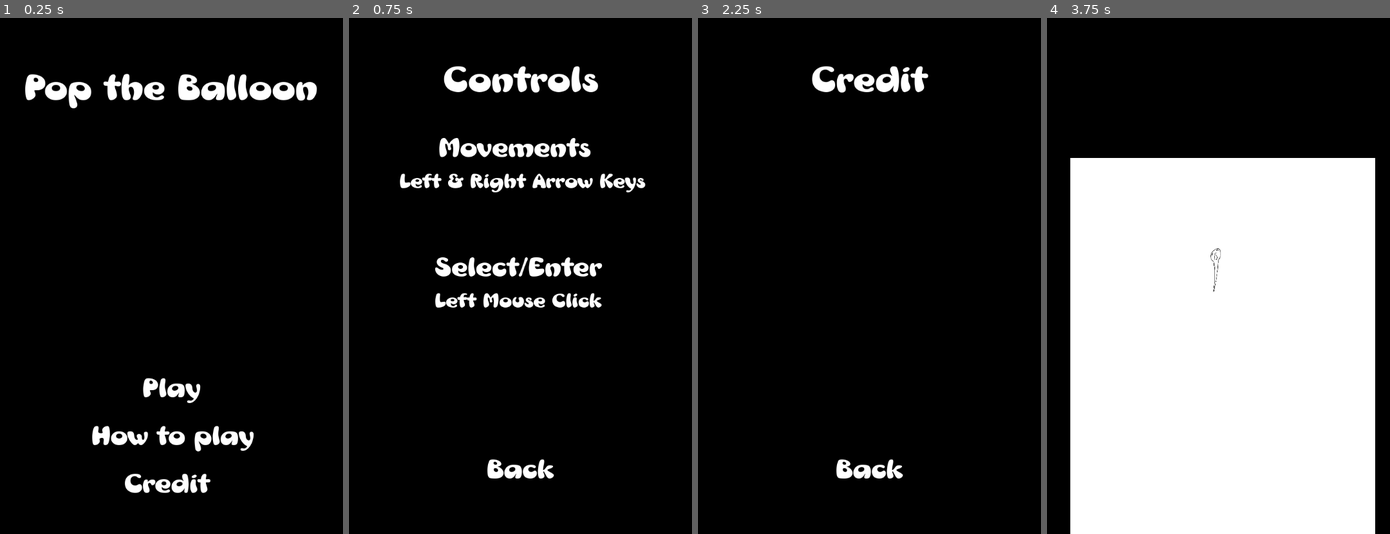
Above: before the commit, frames 1-4 (left to right).
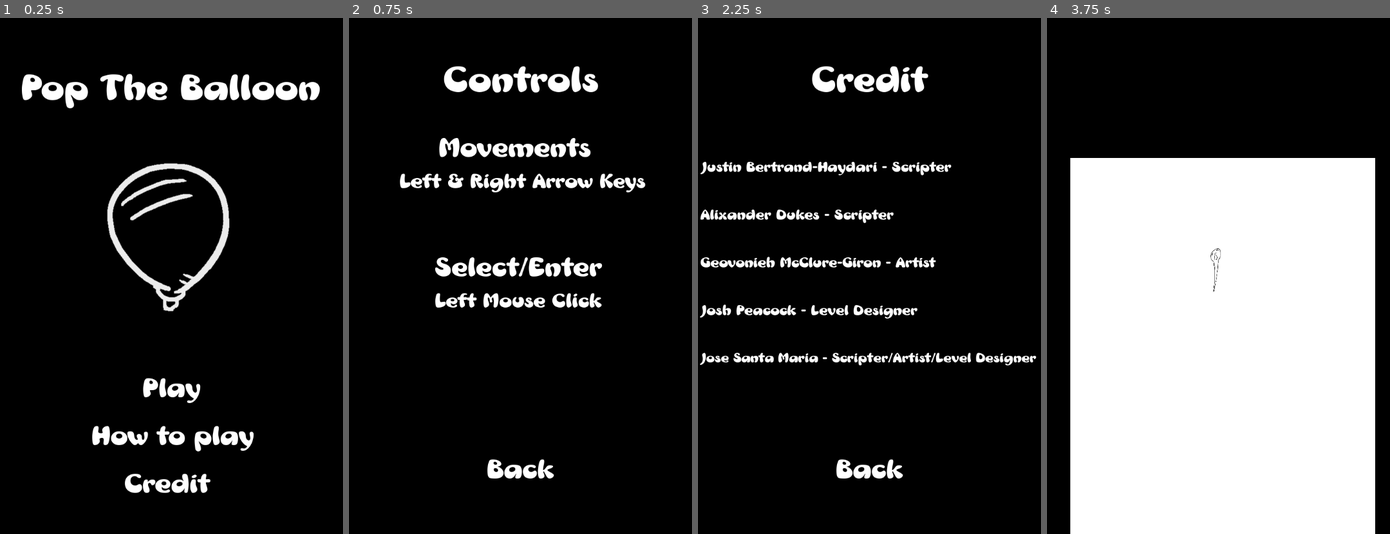
Above: after the commit, the same moments.

Repository: jhaydari72/DroptheBall1
Game: Godot game, scene res://Menu Screen/Menu Set Up .tscn
Same seed, same stepped clock (60 frames per second), same inputs: the game is played once before the commit and once after it. The engine's default icon, where the game draws it, is replaced by a stand-in: a white triangle on a blue panel in a dark square.
Inputs:
- Up to frame 1 (0.25 s): no input
- Up to frame 2 (0.75 s): click "How to play" at 0.5 s
- Up to frame 3 (2.25 s): click "Back" at 1.25 s; click "Credit" at 2 s
- Up to frame 4 (3.75 s): click "Back" at 2.75 s; click "Play" at 3.5 s

The runs differ from the first frame. In frame 1, 3.6% of the frame differs, in the area x 6-94%, y 10-57%; in frame 2, nothing differs; in frame 3, 4.1%, in the area x 0-99%, y 27-68%; in frame 4, nothing differs.

Commit message:
All screen are done. Need to add pause button!!!!!!!!!!!!!!!!!!!!!!!

Diff:
--- a/DroptheBall/Credit Screen/Credit Screen.tscn
+++ b/DroptheBall/Credit Screen/Credit Screen.tscn
@@ -1,43 +1,51 @@
-[gd_scene load_steps=5 format=2]
+[gd_scene load_steps=10 format=2]
 
 [ext_resource path="res://Menu Screen/Mrs Beasley.ttf" type="DynamicFontData" id=1]
 [ext_resource path="res://Credit Screen/Back.gd" type="Script" id=2]
+
+[sub_resource type="DynamicFont" id=2]
+size = 60
+font_data = ExtResource( 1 )
 
 [sub_resource type="DynamicFont" id=1]
 size = 81
 font_data = ExtResource( 1 )
 
-[sub_resource type="DynamicFont" id=2]
-size = 60
+[sub_resource type="DynamicFont" id=3]
+size = 32
+font_data = ExtResource( 1 )
+
+[sub_resource type="DynamicFont" id=4]
+size = 32
+font_data = ExtResource( 1 )
+
+[sub_resource type="DynamicFont" id=5]
+size = 32
+font_data = ExtResource( 1 )
+
+[sub_resource type="DynamicFont" id=6]
+size = 32
+font_data = ExtResource( 1 )
+
+[sub_resource type="DynamicFont" id=7]
+size = 30
 font_data = ExtResource( 1 )
 
 [node name="Credit Screen" type="Control"]
-margin_right = 40.0
-margin_bottom = 40.0
+anchor_right = 1.0
+anchor_bottom = 1.0
 __meta__ = {
 "_edit_use_anchors_": false
 }
 
 [node name="Background Color" type="ColorRect" parent="."]
 anchor_left = -3.75
-anchor_top = -2.225
+anchor_top = -2.22578
 anchor_right = 22.9
-anchor_bottom = 31.375
+anchor_bottom = 31.3742
 color = Color( 0, 0, 0, 1 )
 __meta__ = {
 "_edit_use_anchors_": true
-}
-
-[node name="Label" type="Label" parent="."]
-margin_top = 100.0
-margin_right = 720.0
-margin_bottom = 172.0
-custom_fonts/font = SubResource( 1 )
-text = "Credit"
-align = 1
-valign = 1
-__meta__ = {
-"_edit_use_anchors_": false
 }
 
 [node name="Back" type="Button" parent="."]
@@ -53,4 +61,72 @@
 __meta__ = {
 "_edit_use_anchors_": false
 }
+
+[node name="Label" type="Label" parent="."]
+margin_top = 100.0
+margin_right = 720.0
+margin_bottom = 172.0
+custom_fonts/font = SubResource( 1 )
+text = "Credit"
+align = 1
+valign = 1
+__meta__ = {
+"_edit_use_anchors_": false
+}
+
+[node name="Justin" type="Label" parent="."]
+margin_left = 5.0
+margin_top = 300.0
+margin_right = 533.0
+margin_bottom = 329.0
+custom_fonts/font = SubResource( 3 )
+text = "Justin Bertrand-Haydari - Scripter"
+align = 1
+valign = 1
+__meta__ = {
+"_edit_use_anchors_": false
+}
+
+[node name="Alix" type="Label" parent="."]
+margin_left = 5.0
+margin_top = 400.0
+margin_right = 412.0
+margin_bottom = 429.0
+custom_fonts/font = SubResource( 4 )
+text = "Alixander Dukes - Scripter"
+align = 1
+valign = 1
+
+[node name="Geo" type="Label" parent="."]
+margin_left = 5.0
+margin_top = 500.0
+margin_right = 502.0
+margin_bottom = 529.0
+custom_fonts/font = SubResource( 5 )
+text = "Geovonieh McClure-Giron - Artist"
+__meta__ = {
+"_edit_use_anchors_": false
+}
+
+[node name="Josh" type="Label" parent="."]
+margin_left = 5.0
+margin_top = 600.0
+margin_right = 480.0
+margin_bottom = 629.0
+custom_fonts/font = SubResource( 6 )
+text = "Josh Peacock - Level Designer"
+__meta__ = {
+"_edit_use_anchors_": false
+}
+
+[node name="Jose" type="Label" parent="."]
+margin_left = 5.0
+margin_top = 700.0
+margin_right = 769.0
+margin_bottom = 729.0
+custom_fonts/font = SubResource( 7 )
+text = "Jose Santa Maria - Scripter/Artist/Level Designer"
+__meta__ = {
+"_edit_use_anchors_": false
+}
 [connection signal="pressed" from="Back" to="Back" method="_on_Back_pressed"]
--- a/DroptheBall/How To Play Screen/How to Play Screen.tscn
+++ b/DroptheBall/How To Play Screen/How to Play Screen.tscn
@@ -11,10 +11,6 @@
 size = 60
 font_data = ExtResource( 2 )
 
-[sub_resource type="DynamicFont" id=2]
-size = 60
-font_data = ExtResource( 2 )
-
 [sub_resource type="DynamicFont" id=4]
 size = 45
 font_data = ExtResource( 2 )
@@ -25,6 +21,10 @@
 
 [sub_resource type="DynamicFont" id=6]
 size = 45
+font_data = ExtResource( 2 )
+
+[sub_resource type="DynamicFont" id=2]
+size = 60
 font_data = ExtResource( 2 )
 
 [node name="How to Play Screen" type="Control"]
@@ -70,25 +70,6 @@
 "_edit_use_anchors_": false
 }
 
-[node name="Back" type="Button" parent="."]
-anchor_left = 0.5
-anchor_top = 1.0
-anchor_right = 0.5
-anchor_bottom = 1.0
-margin_left = -360.0
-margin_top = -180.0
-margin_right = 360.0
-margin_bottom = -79.9999
-custom_fonts/font = SubResource( 2 )
-custom_colors/font_color = Color( 1, 1, 1, 1 )
-custom_colors/font_color_hover = Color( 0.568627, 0.568627, 0.568627, 1 )
-text = "Back"
-flat = true
-script = ExtResource( 1 )
-__meta__ = {
-"_edit_use_anchors_": false
-}
-
 [node name="Keys" type="Label" parent="."]
 margin_left = 3.65345
 margin_top = 325.0
@@ -114,7 +95,7 @@
 align = 1
 valign = 1
 
-[node name="Label" type="Label" parent="."]
+[node name="Left Mouse Click" type="Label" parent="."]
 margin_left = 180.109
 margin_top = 575.0
 margin_right = 530.109
@@ -124,4 +105,23 @@
 __meta__ = {
 "_edit_use_anchors_": false
 }
+
+[node name="Back" type="Button" parent="."]
+anchor_left = 0.5
+anchor_top = 1.0
+anchor_right = 0.5
+anchor_bottom = 1.0
+margin_left = -360.0
+margin_top = -180.0
+margin_right = 360.0
+margin_bottom = -79.9999
+custom_fonts/font = SubResource( 2 )
+custom_colors/font_color = Color( 1, 1, 1, 1 )
+custom_colors/font_color_hover = Color( 0.568627, 0.568627, 0.568627, 1 )
+text = "Back"
+flat = true
+script = ExtResource( 1 )
+__meta__ = {
+"_edit_use_anchors_": false
+}
 [connection signal="pressed" from="Back" to="Back" method="_on_Back_pressed"]
--- a/DroptheBall/Menu Screen/Menu Set Up .tscn
+++ b/DroptheBall/Menu Screen/Menu Set Up .tscn
@@ -1,9 +1,10 @@
-[gd_scene load_steps=9 format=2]
+[gd_scene load_steps=10 format=2]
 
 [ext_resource path="res://Menu Screen/Mrs Beasley.ttf" type="DynamicFontData" id=1]
 [ext_resource path="res://Menu Screen/Play Button .gd" type="Script" id=2]
 [ext_resource path="res://Menu Screen/Credit Button .gd" type="Script" id=3]
 [ext_resource path="res://Menu Screen/How to play.gd" type="Script" id=4]
+[ext_resource path="res://Balloon/Balloon Test 1.png" type="Texture" id=5]
 
 [sub_resource type="DynamicFont" id=1]
 size = 81
@@ -40,13 +41,17 @@
 "_edit_use_anchors_": false
 }
 
+[node name="Balloon Test 1" type="Sprite" parent="Background Color "]
+position = Vector2( 541.372, 715.491 )
+texture = ExtResource( 5 )
+
 [node name="Label" type="Label" parent="."]
 margin_left = -0.973
 margin_top = 100.0
 margin_right = 719.027
 margin_bottom = 206.0
 custom_fonts/font = SubResource( 1 )
-text = "Pop the Balloon"
+text = "Pop The Balloon"
 align = 1
 valign = 1
 __meta__ = {
